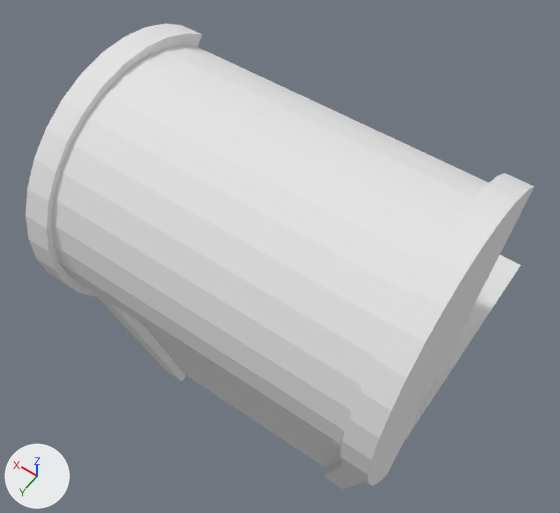
Before and after pictures for a commit that changed the Blender file props/chest.blend.
Rendered twice from a 50 mm lens placed at (-2.03, 3.15, 6.49), pointed at (0.14, 0.11, 1.71). The axes (+X, +Y, +Z) are drawn at lower left. The lights are the same throughout.

Before the edit, the objects in view are built like this:
```python
me_cube = bpy.data.meshes.new('Cube')
me_cube.from_pydata(...)  # 249 vertices, 211 faces; spans x -1.4..1.4, y -1.08..1.37, z 0.0..3.25
# faces by material slot: [59, 152]
me_cube.materials.append(mat_wood)  # white #e7e7e7
me_cube.materials.append(mat_gold)  # white #e7e7e7
ob_cube = bpy.data.objects.new('Cube', me_cube)
ob_cube.location = (0.0, 0.0, 0.0)
```
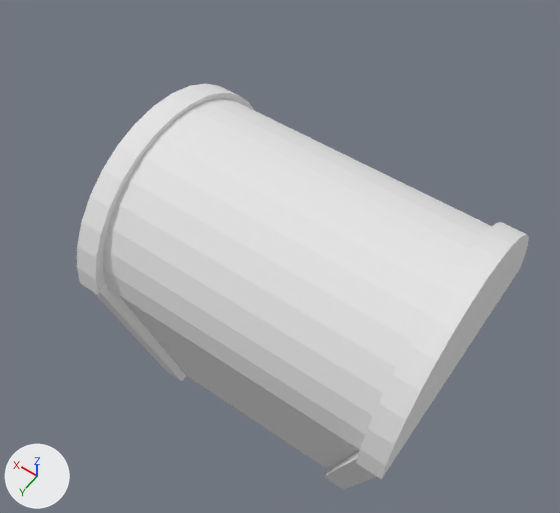
Diff of the bpy script that builds the scene:
```diff
--- a/props/chest.blend.py
+++ b/props/chest.blend.py
@@ me_cube @@
 me_cube.from_pydata(...)  # 249 vertices, 211 faces; spans x -1.4..1.4, y -1.08..1.37, z 0.0..3.25
 # used by ob_cube; location = (0.0, 0.0, 0.0)
+# me_cube part 1: the loose piece of 156 vertices spanning x -1.4..1.4, y -0.4..1.37, z 1.34..3.25 is turned 50 degrees about the x axis through its middle, then moved by (0.0, -0.45, -0.63)
 me_cube.materials.append(mat_wood)
```

Location of each change, (x1, y1, x2, y2) in pixels of the pictures (560 x 513 px; the box of a moved part takes in the faces that stretch with it):
'Cube', reshaped (11% narrower, 13% shorter): before (26, 23, 534, 489); after (77, 83, 529, 489)
part 1 of me_cube, moved or reshaped: before (26, 23, 534, 486); after (77, 83, 529, 479)
